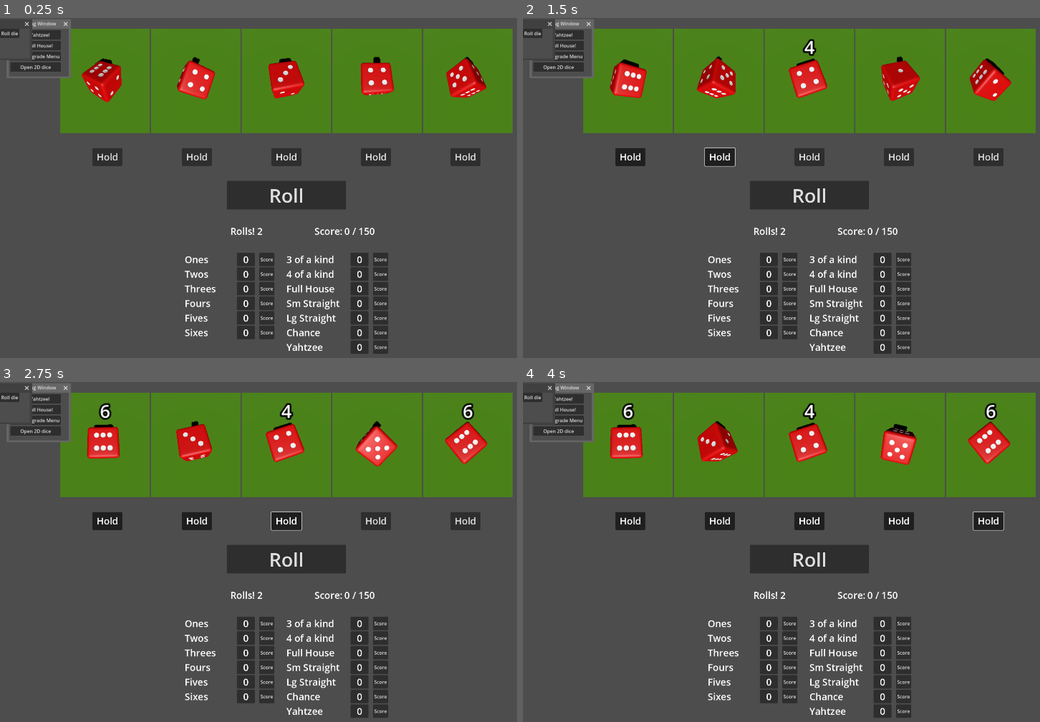
Above: before the commit, frames 1-4 (two rows, left to right).
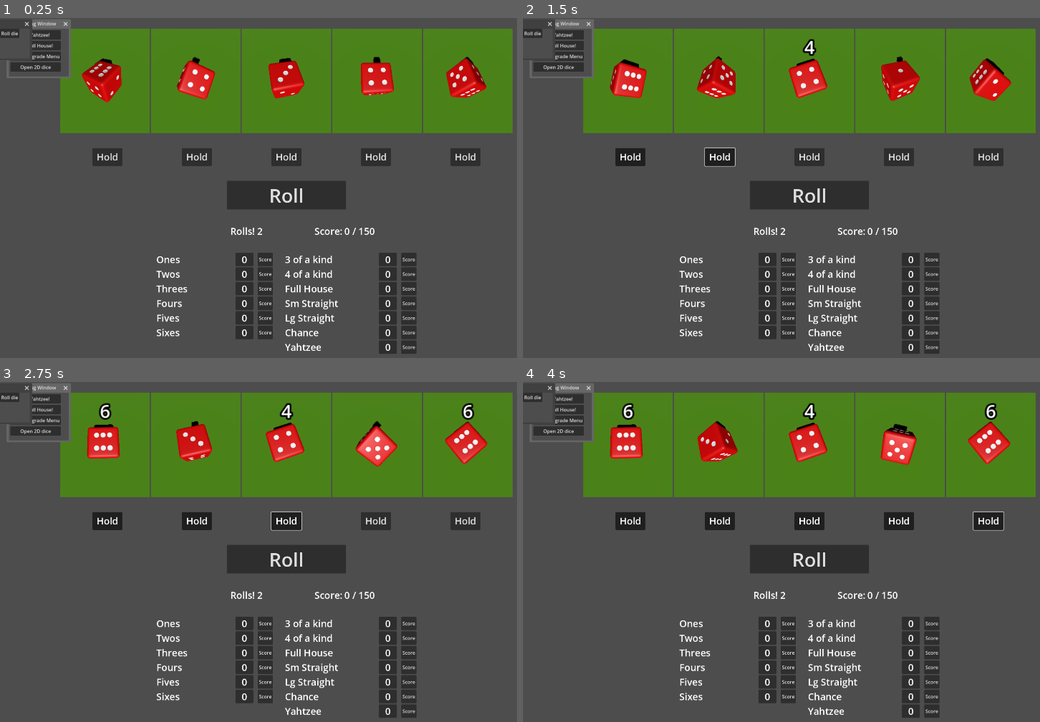
Above: after the commit, the same moments.

Repository: StarkandcoEnterprises/YahtzeeRL
Game: Godot game, scene res://Scenes/Core/MainScene.tscn
The game is run twice, just before and just after one commit, with the same random seed, the same clock (stepped at 60 frames per second) and the same inputs.
Inputs:
- Up to frame 1 (0.25 s): no input
- Up to frame 2 (1.5 s): click "Hold" at 0.5 s; click "Hold" at 1.25 s
- Up to frame 3 (2.75 s): click "Hold" at 2 s
- Up to frame 4 (4 s): click "Hold" at 2.75 s; click "Hold" at 3.5 s

The runs differ from the first frame. In frame 1, 4.3% of the frame differs, in the area x 30-81%, y 69-99%; in frame 2, 4.3%; in frame 3, 4.3%; in frame 4, 4.3%.

Commit message:
UI/Dice 3D improvement

Diff:
--- a/Scenes/Core/PatternTrick.tscn
+++ b/Scenes/Core/PatternTrick.tscn
@@ -9,5 +9,5 @@
 string_name = "Pattern"
 
 [node name="Label" parent="." index="0"]
-custom_minimum_size = Vector2(200, 0)
+custom_minimum_size = Vector2(300, 0)
 text = "Full House"
--- a/Scenes/Core/Trick.tscn
+++ b/Scenes/Core/Trick.tscn
@@ -11,7 +11,7 @@
 
 [node name="Label" type="Label" parent="."]
 unique_name_in_owner = true
-custom_minimum_size = Vector2(160, 0)
+custom_minimum_size = Vector2(250, 0)
 layout_mode = 2
 theme_override_font_sizes/font_size = 32
 text = "Ones"
--- a/Scenes/Dice/DiceContainer.tscn
+++ b/Scenes/Dice/DiceContainer.tscn
@@ -72,7 +72,7 @@
 transform = Transform3D(1, 0, 0, 0, 1, 0, 0, 0, 1, -25, 0, 0)
 shape = SubResource("BoxShape3D_ro2w3")
 
-[node name="CollisionShape3D5" type="CollisionShape3D" parent="SubViewport/Node3D/StaticBody3D"]
+[node name="CollisionShape3D5" type="CollisionShape3D" parent="SubViewport/Node3D/StaticBody3D" groups=["GroundShape"]]
 shape = SubResource("BoxShape3D_xkqmj")
 
 [node name="CollisionShape3D6" type="CollisionShape3D" parent="SubViewport/Node3D/StaticBody3D"]
--- a/Scripts/Core/Trick.gd
+++ b/Scripts/Core/Trick.gd
@@ -14,7 +14,7 @@
 
 func _process(_delta):
 	%TrickTotal.text = str(total)
-	%Label.text = string_name
+	%Label.text = string_name if multiplier == 1 else string_name + " (x" + str(multiplier) + ")"
 
 func calculate():
 	if accepted: return
--- a/Scripts/Dice3D.gd
+++ b/Scripts/Dice3D.gd
@@ -6,6 +6,8 @@
 var value = -1
 var active_sides = []
 var possible_values = [0, 1, 2, 3, 4, 5]
+var tween
+
 
 func _ready():
 	roll()
@@ -23,6 +25,27 @@
 	value = -1
 
 func _physics_process(_delta):
-	if value == -1 and angular_velocity.round() == Vector3.ZERO and linear_velocity.round() == Vector3.ZERO:
-		if active_sides.size() == 1:
-			value = possible_values[int(String(active_sides[0].name))]
+	if value != -1:
+		if tween:
+			tween.kill()
+		tween = null
+	if value == -1 and abs(angular_velocity.round()) == Vector3.ZERO and abs(linear_velocity.round()) == Vector3.ZERO:
+		var _debug = fmod(abs(rotation.x), 90)
+		var _debug2 = fmod(abs(rotation.z), 90)
+		if fmod(abs(rotation.x), 90) <= 5 and fmod(abs(rotation.z), 90) <= 5:
+			if active_sides.size() == 1:
+				value = possible_values[int(String(active_sides[0].name))]
+			else:
+				if !tween and(fmod(abs(rotation.x), 90) < 5 and fmod(abs(rotation.z), 90) < 5):
+					tween = create_tween()
+					tween.tween_property(self, "angular_velocity", Vector3(5,0,5), 1).set_delay(5)
+					tween.finished.connect(tween_free)
+		else:
+			if !tween and(fmod(abs(rotation.x), 90) > 5 and fmod(abs(rotation.z), 90) > 5):
+				tween = create_tween()
+				tween.tween_property(self, "angular_velocity", Vector3(5,0,5), 1).set_delay(5)
+				tween.finished.connect(tween_free)
+
+func tween_free():
+	tween.kill()
+	tween = null
